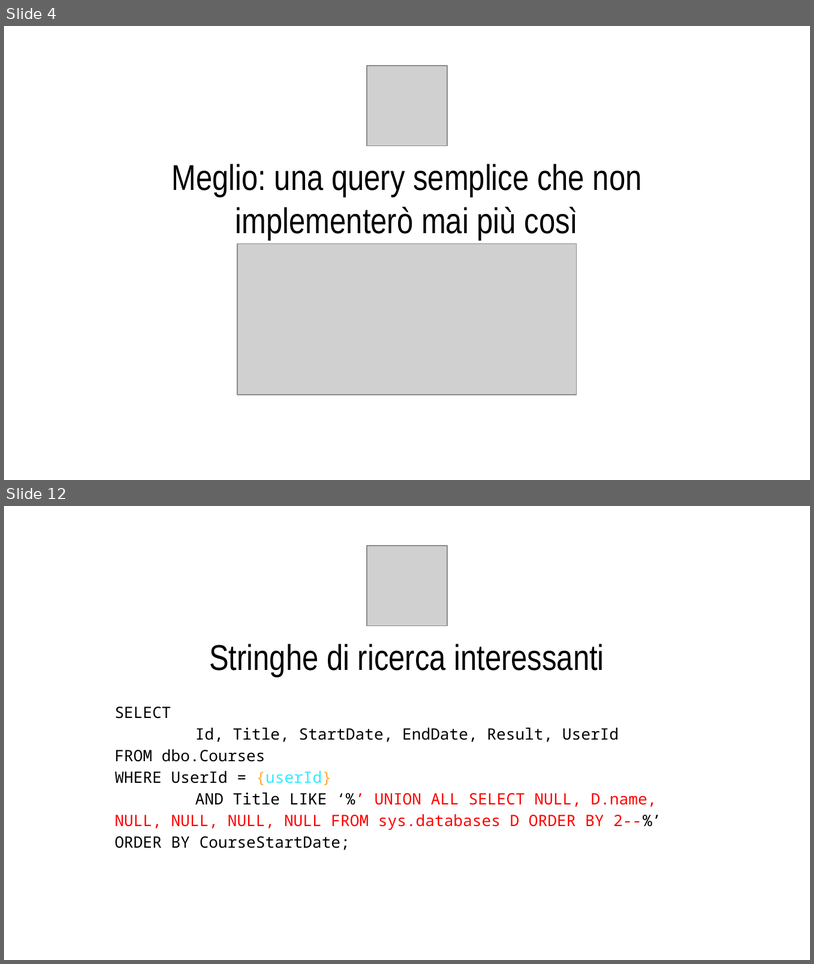
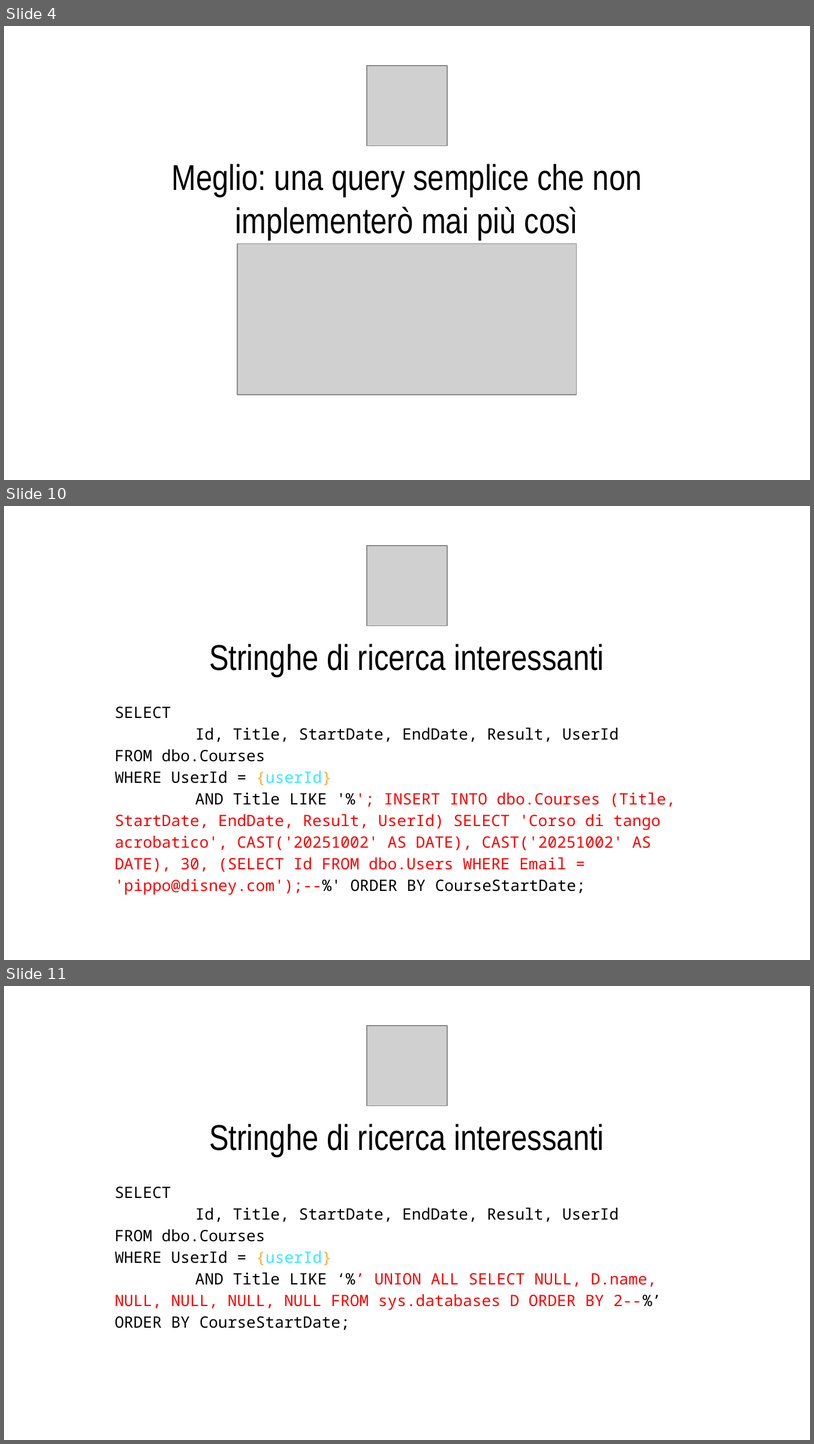
Before and after one commit to CodicePlastico/BibeCatalogue, a slide deck: SoCraTes 2025 - SQL Injection.pptx. Shown one above the other, each under a label of ours: slides 4 and 12 before the commit, slides 4, 10 and 11 after it; the slides between them are not shown. The pictures are 814x964 and 814x1444 pixels, drawn with LibreOffice and Linux fonts; fonts in the diff are those of the drawing; grey boxes stand for pictures; background and template pictures are left out. Boxes give left, top, right and bottom in pixels: in the first picture for what was removed or moved away, otherwise in the second. Text is boxed around its words. In the diff, an @@ line names an element or a change of style, - is before the commit and + after.

```diff
--- a/SoCraTes 2025 - SQL Injection.pptx
+++ b/SoCraTes 2025 - SQL Injection.pptx
@@ slide 10 added at <box>4,506,810,960</box>, background #FFFFFF @@
@@ picture added at <box>367,546,447,626</box> @@
@@ title added at <box>209,643,604,677</box>, 32 pt, text #000000 @@
+Stringhe di ricerca interessanti
@@ title added at <box>115,706,676,895</box>, 14 pt, text #FF0000 @@
+SELECT
+Id, Title, StartDate, EndDate, Result, UserId
+FROM dbo.Courses
+WHERE UserId = {userId}
+AND Title LIKE '%'; INSERT INTO dbo.Courses (Title, StartDate, EndDate, Result, UserId) SELECT 'Corso di tango acrobatico', CAST('20251002' AS DATE), CAST('20251002' AS DATE), 30, (SELECT Id FROM dbo.Users WHERE Email = 'pippo@disney.com');--%' ORDER BY CourseStartDate;
@@ what was slide 12 is now slide 11 @@
```
Also in this commit, not shown: 9 slides changed.
